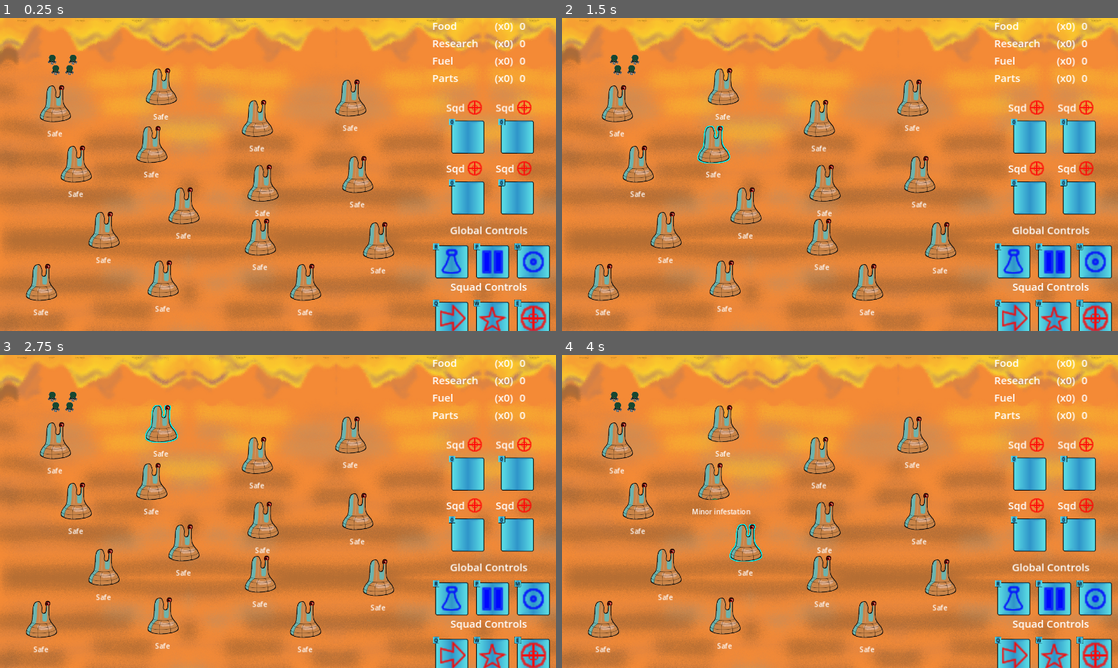
Above: before the commit, frames 1-4 (two rows, left to right).
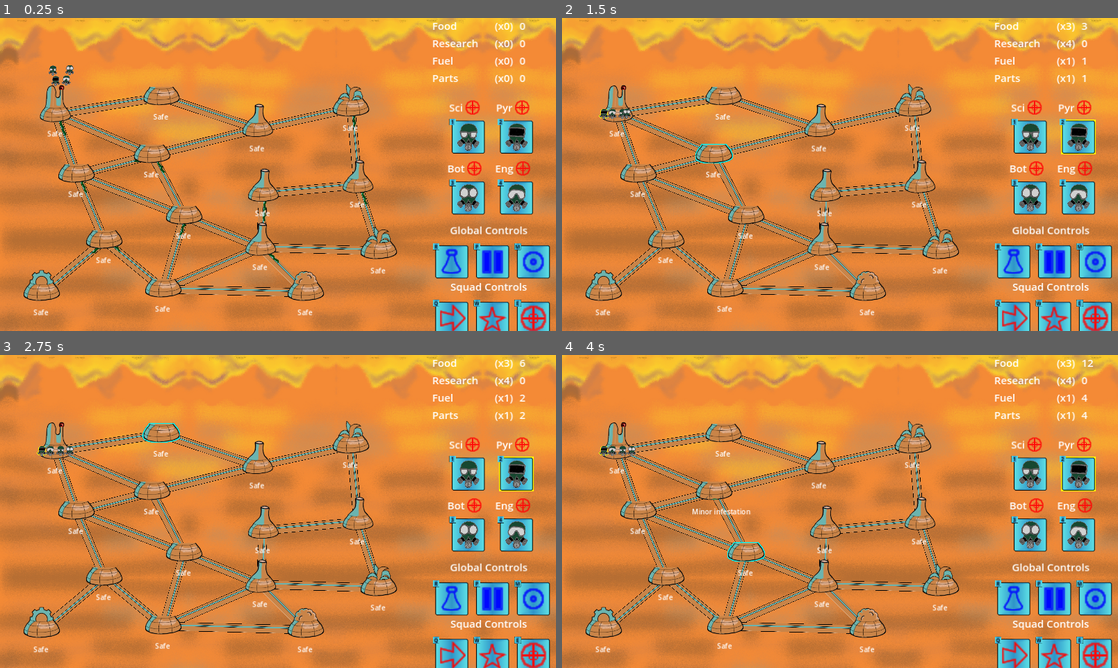
Above: after the commit, the same moments.

Repository: Aveli-games/contra-tentacula
Game: Godot game, scene res://main.tscn
Two runs of this game, one before a commit and one after it. Both use one fixed random seed, a clock stepped at 60 frames per second and the inputs below.
Inputs (mouse positions are in pixels of both pictures, inside the frame that each line leads up to):
- Up to frame 1 (0.25 s): no input
- Up to frame 2 (1.5 s): move the mouse to (617, 102) at 0.52 s; hold E (Fight) 0.53-1.28 s; click (617, 102) at 0.67 s; move the mouse to (712, 143) at 1.27 s; tap Q (Move) at 1.35 s; click (712, 143) at 1.42 s
- Up to frame 3 (2.75 s): tap Enter at 2 s; move the mouse to (161, 423) at 2.02 s; hold W (Special) from 2.03 s (still down); click (161, 423) at 2.17 s
- Up to frame 4 (4 s): tap Space at 2.75 s; move the mouse to (639, 502) at 2.77 s; release W (Special) at 2.78 s; tap 1 (Squad1) at 2.85 s; click (639, 502) at 2.92 s; tap Enter at 3.5 s; move the mouse to (745, 542) at 3.52 s; hold 2 (Squad2) from 3.53 s (still down); click (745, 542) at 3.67 s

The runs differ from the first frame. In frame 1, 10% of the frame differs, in the area x 4-96%, y 11-91%; in frame 2, 10%; in frame 3, 10%; in frame 4, 10%, in the area x 4-96%, y 1-91%.
Error before the commit: Parse Error: Cannot assign a new value to a constant. (res://main.gd:38)

Commit message:
add empty domes

Diff:
--- a/autoloads/Globals.gd
+++ b/autoloads/Globals.gd
@@ -15,12 +15,12 @@
 var RESEARCH_WIN_THRESHOLD = 500
 const DOME_REMAINING_LOSS_THRESHOLD = 5
 const INFESTATION_COUNTDOWN = 30
-const DOME_TYPE_LIMITS = {
-	Globals.ResourceType.NONE: 0,
-	Globals.ResourceType.FOOD: 6,
-	Globals.ResourceType.FUEL: 3,
-	Globals.ResourceType.PARTS: 3,
-	Globals.ResourceType.RESEARCH: 3
+var DOME_TYPE_LIMITS = { # 15 domes total or crash
+	Globals.ResourceType.NONE: 6,
+	Globals.ResourceType.FOOD: 3,
+	Globals.ResourceType.FUEL: 1,
+	Globals.ResourceType.PARTS: 1,
+	Globals.ResourceType.RESEARCH: 4,
 }
 
 # squad
--- a/dome.gd
+++ b/dome.gd
@@ -142,6 +142,8 @@
 func set_resource_type(type: Globals.ResourceType):
 	resource_type = type
 	match resource_type:
+		Globals.ResourceType.NONE:
+			set_sprite("res://art/dome_sprites/Dome_base_96.png")
 		Globals.ResourceType.FOOD:
 			set_sprite("res://art/dome_sprites/Dome_food_96.png")
 		Globals.ResourceType.FUEL:
--- a/ui.gd
+++ b/ui.gd
@@ -48,6 +48,8 @@
 		_on_fight_button_selected($RightSidebar/ControlsDisplay/SquadControls/FightButton)
 
 func add_resource_producer(resource_type, change):
+	if resource_type == Globals.ResourceType.NONE:
+		return
 	resource_producers[resource_type] += change
 	match resource_type:
 		Globals.ResourceType.FOOD:
